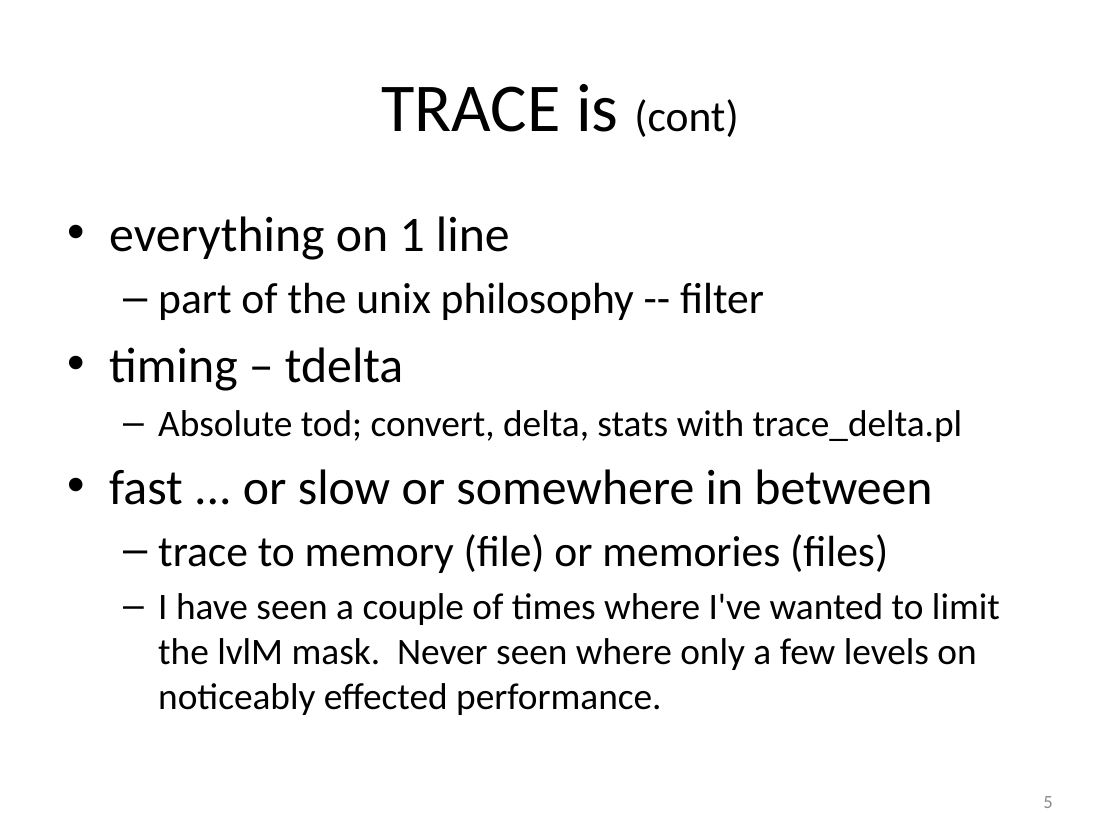
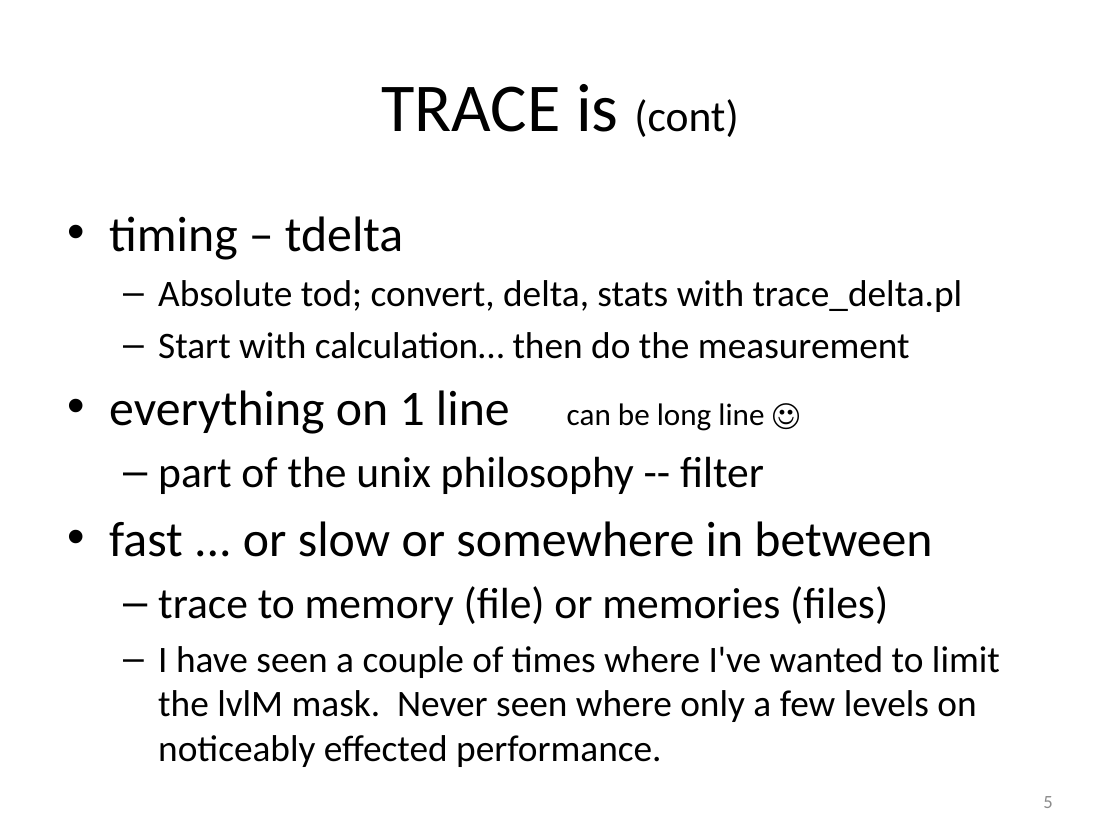
Before and after one commit to art-daq/trace, a slide deck: slide 5 of trace/doc/trace.pptx. Drawn at 1120x840 pixels with LibreOffice and Linux fonts; fonts in the diff are those of the drawing. Boxes give left, top, right and bottom in pixels: in the first picture for what was removed or moved away, otherwise in the second. Text is boxed around its words. In the diff, an @@ line names an element or a change of style, - is before the commit and + after.

```diff
--- a/trace/doc/trace.pptx
+++ b/trace/doc/trace.pptx
@@ text at (x1=109, y1=216, x2=764, y2=320): paragraphs removed @@
-• everything on 1 line
-  – part of the unix philosophy -- filter
@@ text at (x1=109, y1=332, x2=910, y2=494): paragraphs added @@
+  – Start with calculation… then do the measurement
+• everything on 1 line can be long line ☺
+  – part of the unix philosophy -- filter
```
Also in this commit, not shown: 1 other slide changed.
